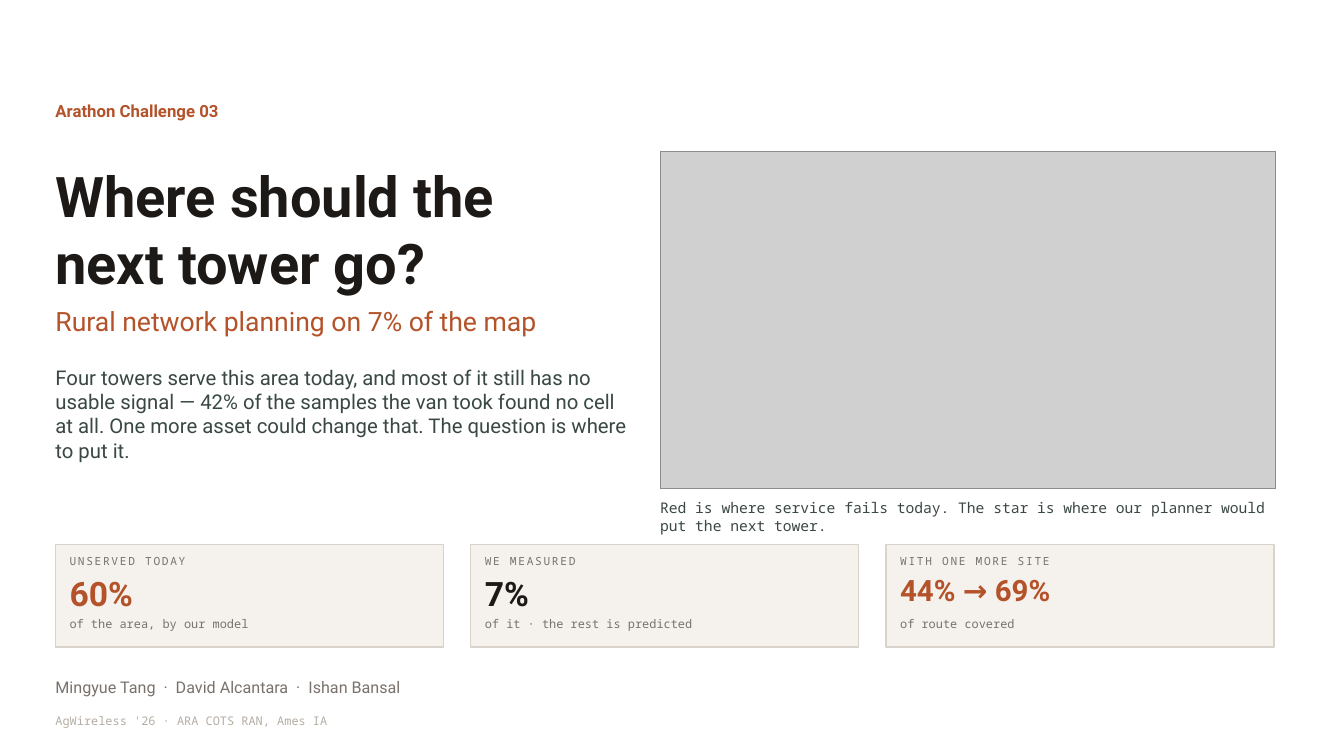
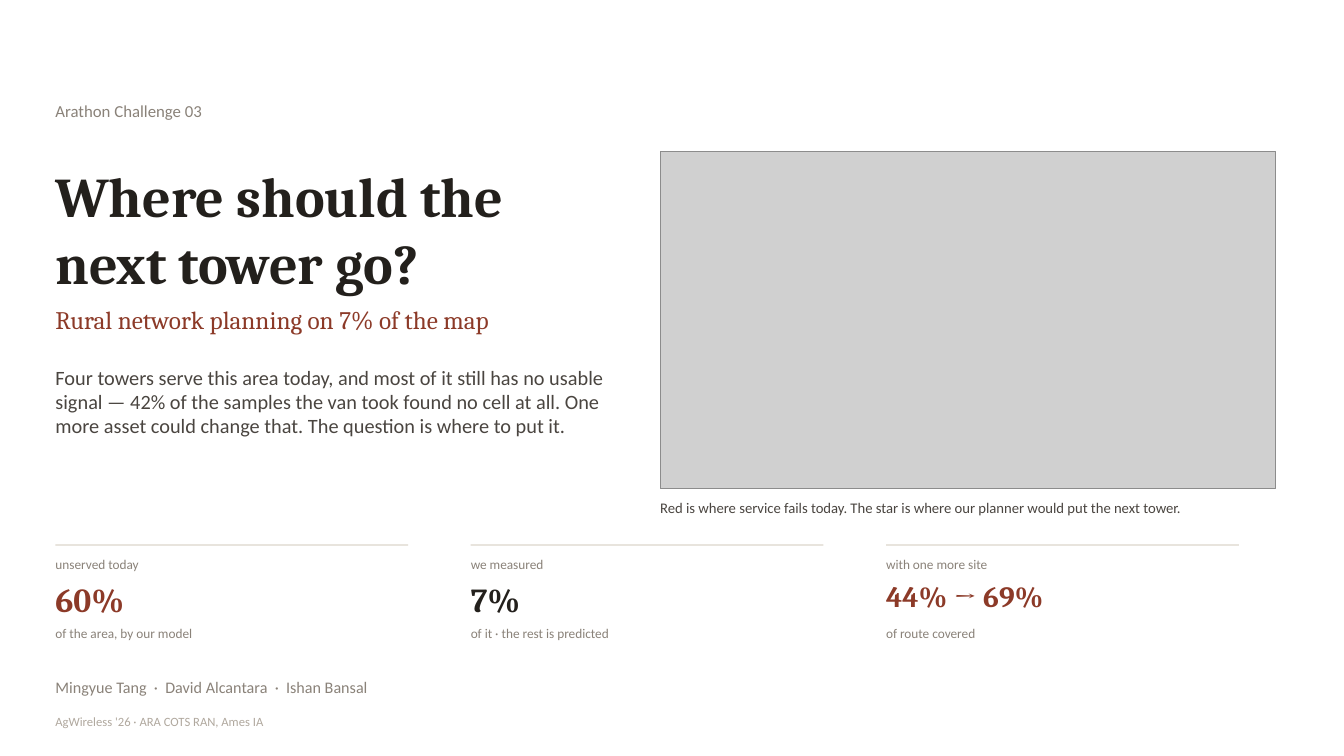
Before and after one commit to mtang724/arathon-c03-rural-infrastructure-placement, a slide deck: slide 1 of ARA_Challenge3.pptx. Drawn at 1344x756 pixels with LibreOffice and Linux fonts; fonts in the diff are those of the drawing; grey boxes stand for pictures. Boxes give left, top, right and bottom in pixels: in the first picture for what was removed or moved away, otherwise in the second. Text is boxed around its words. In the diff, an @@ line names an element or a change of style, - is before the commit and + after.

```diff
--- a/ARA_Challenge3.pptx
+++ b/ARA_Challenge3.pptx
@@ text "Arathon Challenge 03" at [55,105,202,120]: font Roboto to Calibri, text colour #B4532A to #8A8279, bold off @@
@@ text "Where should the next tower ..." at [55,178,504,297]: font Roboto to Cambria, text colour #1C1917 to #23201C @@
@@ text "Rural network planning on 7% ..." at [55,311,488,335]: size 19 to 18 pt, font Roboto to Cambria, text colour #B4532A to #8C3A28 @@
@@ text "Four towers serve this area ..." at [55,371,603,437]: font Roboto to Calibri, text colour #3A4842 to #4A4540 @@
@@ text "Red is where service fails ..." at [660,503,1180,516]: font Noto Sans Mono to Calibri, text colour #3A4842 to #4A4540 @@
@@ text at [55,560,138,571]: text changed; size 8 to 9.5 pt; font Noto Sans Mono to Calibri; text colour #79716B to #8A8279 @@
-UNSERVED TODAY
+unserved today
@@ rectangle: place and size @@
-rectangle at [55,544,444,647]
+rectangle at [55,544,408,545]
@@ text at [471,560,544,569]: text changed; size 8 to 9.5 pt; font Noto Sans Mono to Calibri; text colour #79716B to #8A8279 @@
-WE MEASURED
+we measured
@@ rectangle: place and size @@
-rectangle at [471,544,859,647]
+rectangle at [471,544,824,545]
@@ text at [886,560,987,569]: text changed; size 8 to 9.5 pt; font Noto Sans Mono to Calibri; text colour #79716B to #8A8279 @@
-WITH ONE MORE SITE
+with one more site
@@ fill #F5F2EE to #DDD6CC; outline #D9D3CB 1 pt to none in 3 elements at [55,544,408,545], [471,544,824,545], [886,544,1239,545] @@
@@ rectangle: place and size @@
-rectangle at [886,544,1274,647]
+rectangle at [886,544,1239,545]
@@ text "60%": place and size @@
-text "60%" at [70,581,133,607]
+text "60%" at [55,589,124,613]
@@ text "60%" at [55,589,124,613]: font Roboto to Cambria, text colour #B4532A to #8C3A28 @@
@@ text "7%" at [471,589,520,613]: font Roboto to Cambria, text colour #1C1917 to #23201C @@
@@ text "7%": place and size @@
-text "7%" at [485,581,529,607]
+text "7%" at [471,589,520,613]
@@ text "44% → 69%" at [886,587,1043,608]: font Roboto to Cambria, text colour #B4532A to #8C3A28 @@
@@ text "44% → 69%": place and size @@
-text "44% → 69%" at [900,580,1050,602]
+text "44% → 69%" at [886,587,1043,608]
@@ 3 texts: place and size @@
-3 texts at [70,619,1015,631]
+3 texts at [55,629,975,640]
@@ size 8.5 to 9.5 pt, font Noto Sans Mono to Calibri, text colour #79716B to #8A8279 in 3 elements at [55,629,192,640], [471,629,609,640], [886,629,975,638] @@
@@ text "Mingyue Tang · David Alcantara ..." at [55,682,368,696]: font Roboto to Calibri, text colour #79716B to #8A8279 @@
@@ text "AgWireless '26 · ARA COTS ..." at [55,717,263,728]: size 8.5 to 9 pt, font Noto Sans Mono to Calibri, text colour #B5ADA4 to #B0A89E @@
```
Also in this commit, not shown: 5 other slides changed, 2 other files.
